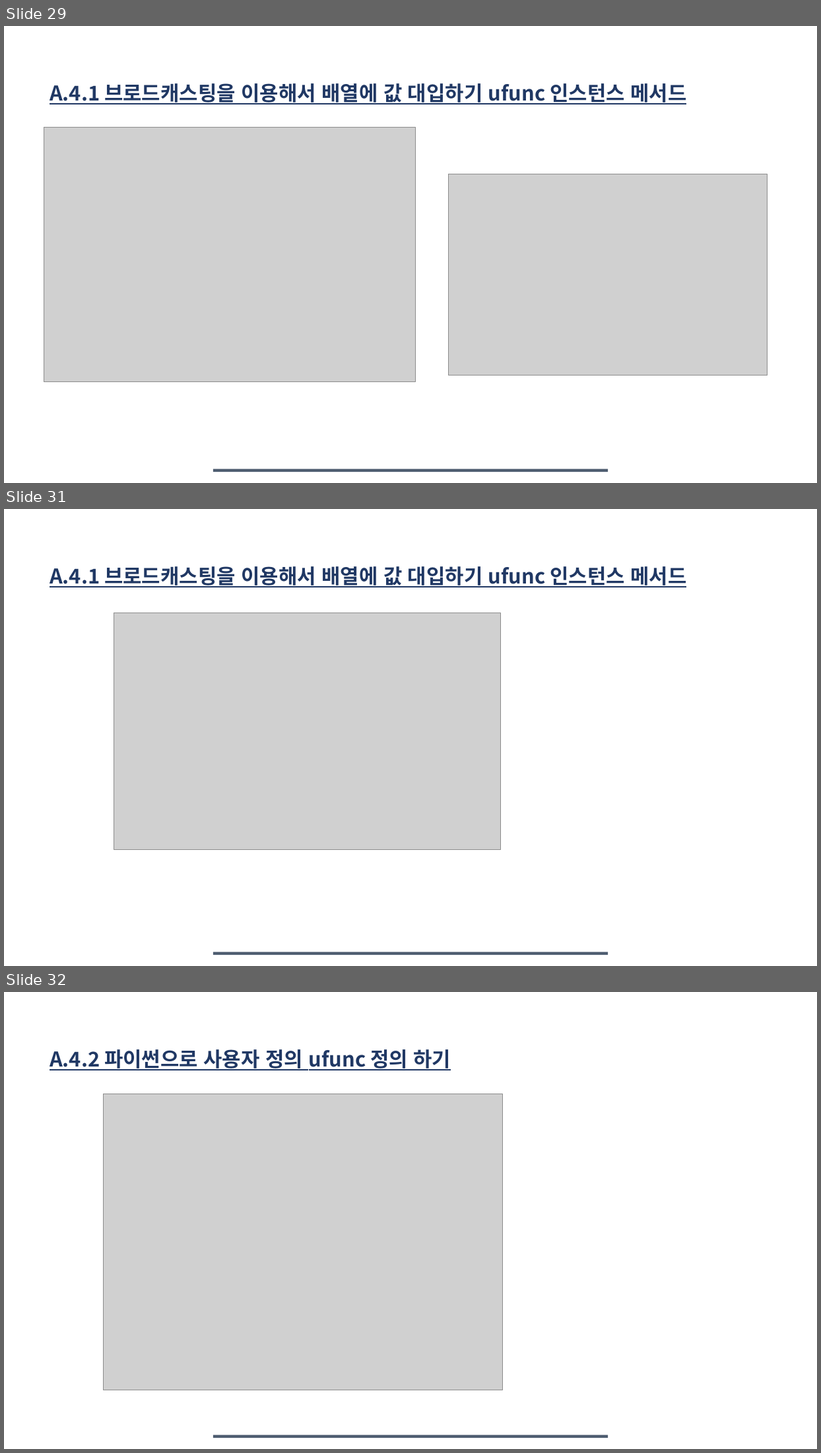
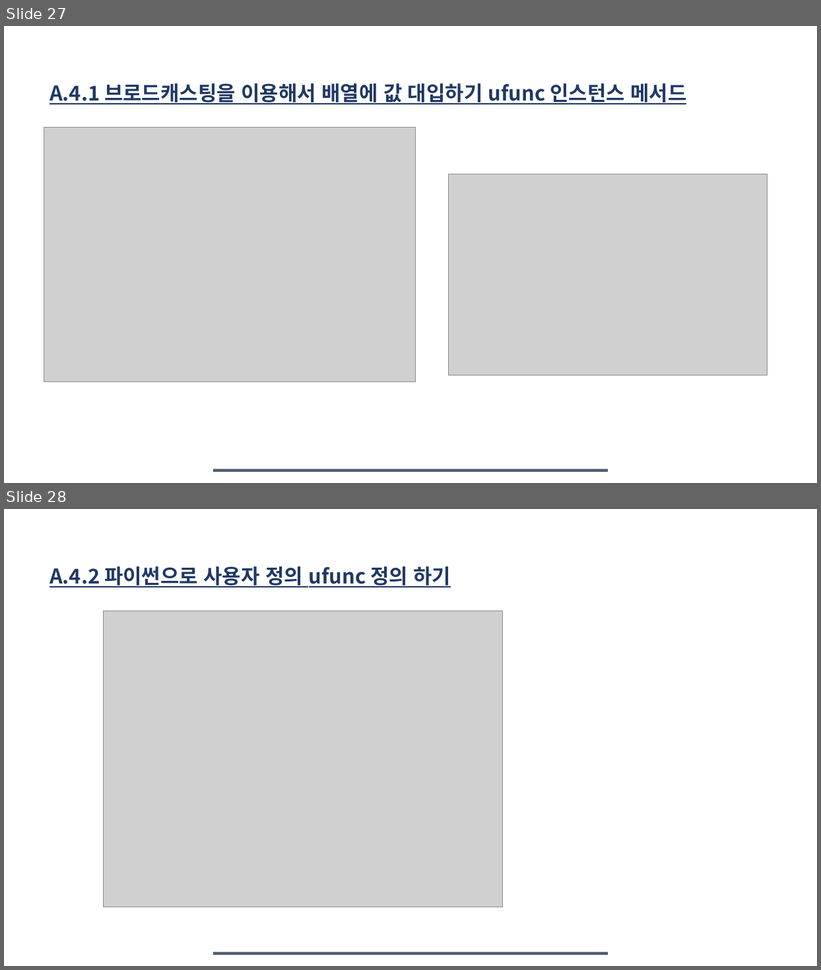
Before and after one commit to young3984/-DA-, a slide deck: 과제/0713/20210713_파이썬기초A.1~A.4_신영민.pptx. Shown one above the other, each under a label of ours: slides 29, 31 and 32 before the commit, slides 27 and 28 after it; the slides between them are not shown. The pictures are 821x1453 and 821x970 pixels, drawn with LibreOffice and Linux fonts; fonts in the diff are those of the drawing; grey boxes stand for pictures; background and template pictures are left out. Boxes give left, top, right and bottom in pixels: in the first picture for what was removed or moved away, otherwise in the second. Text is boxed around its words. In the diff, an @@ line names an element or a change of style, - is before the commit and + after.

```diff
--- a/과제/0713/20210713_파이썬기초A.1~A.4_신영민.pptx
+++ b/과제/0713/20210713_파이썬기초A.1~A.4_신영민.pptx
@@ slide 31 removed at box(4, 509, 817, 966), background picture (left out) @@
@@ text removed at box(50, 566, 686, 588) @@
-A.4.1 브로드캐스팅을 이용해서 배열에 값 대입하기 ufunc 인스턴스 메서드
@@ picture removed at box(114, 613, 501, 850) @@
@@ rectangle removed at box(213, 953, 608, 956) @@
@@ what was slide 29 is now slide 27 @@
@@ what was slide 32 is now slide 28 @@
```
Also in this commit, not shown: 2 slides changed, 3 other slides removed, 9 other files.
